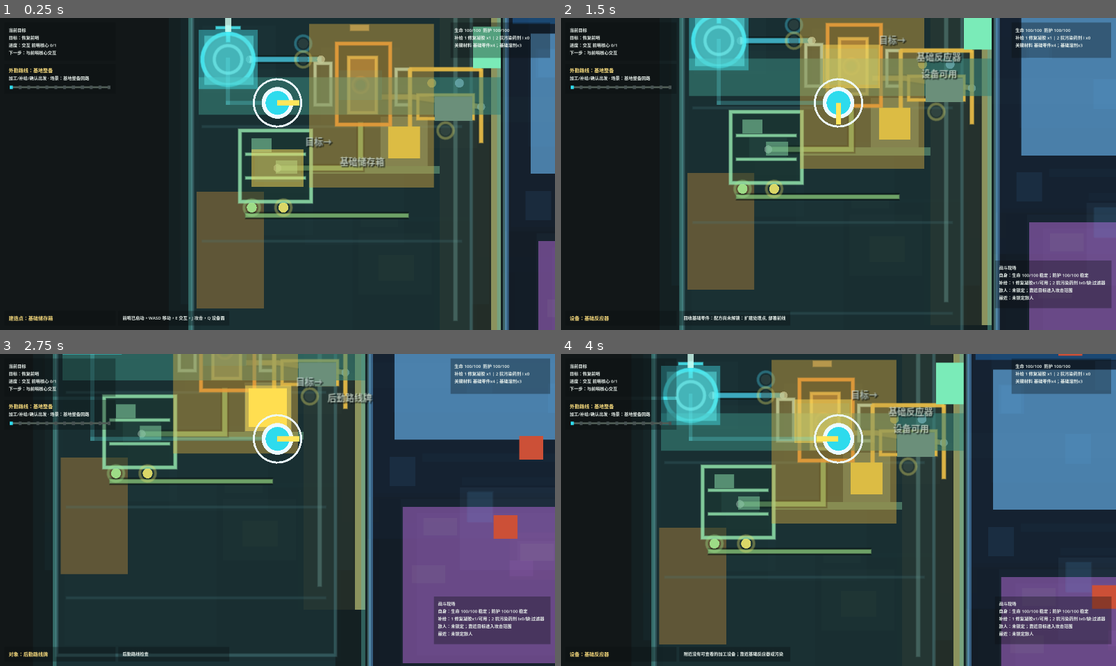
Above: before the commit, frames 1-4 (two rows, left to right).
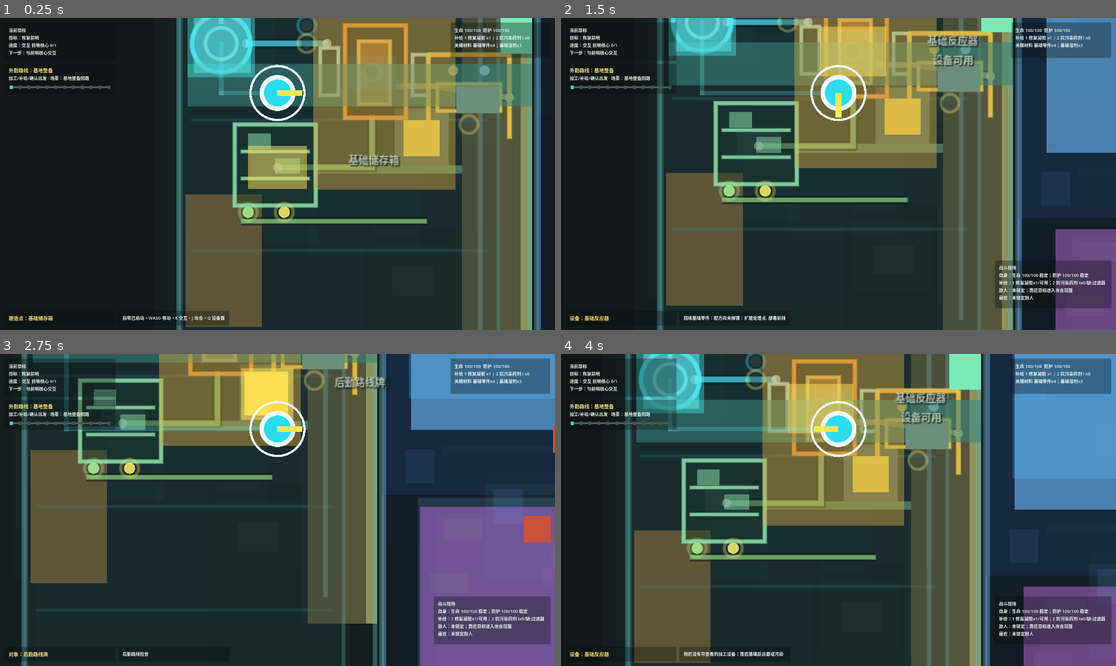
Above: after the commit, the same moments.

Repository: laugh0608/RadishCatalyst
Game: Godot game, scene res://scenes/boot/Boot.tscn
Same seed, same stepped clock (60 frames per second), same inputs: the game is played once before the commit and once after it.
Inputs (mouse positions are in pixels of both pictures, inside the frame that each line leads up to):
- Up to frame 1 (0.25 s): no input
- Up to frame 2 (1.5 s): tap Enter at 0.5 s; move the mouse to (960, 158) at 0.52 s; hold D (move_right) 0.53-1.28 s; tap J (attack) at 0.6 s; click (960, 158) at 0.67 s; move the mouse to (727, 189) at 1.27 s; hold S (move_down) from 1.28 s (still down); tap R (cycle_recipe) at 1.35 s
- Up to frame 3 (2.75 s): move the mouse to (333, 441) at 2.02 s; release S (move_down) at 2.03 s; hold D (move_right) from 2.03 s (still down); tap E (interact) at 2.1 s
- Up to frame 4 (4 s): move the mouse to (810, 572) at 2.77 s; release D (move_right) at 2.78 s; hold W (move_up) 2.78-3.53 s; tap C (tactical_scan) at 2.85 s; click (810, 572) at 2.92 s; move the mouse to (1005, 556) at 3.52 s; hold A (move_left) from 3.53 s (still down); tap Q (toggle_device_panel) at 3.6 s

The runs differ from the first frame. In frame 1, 35% of the frame differs, in the area x 31-100%, y 0-100%; in frame 2, 36%; in frame 3, 35%; in frame 4, 43%, in the area x 11-100%, y 0-100%.

Commit message:
feat: 优化首屏取景与地面块层级

Diff:
--- a/client/scripts/checks/demo_prototype_visual_pass_check.gd
+++ b/client/scripts/checks/demo_prototype_visual_pass_check.gd
@@ -91,9 +91,9 @@
 	map.player.position = storage.position
 	storage.set_focus_visual(true)
 	layer.refresh_guidance(world, character)
-	_expect_equal(layer.is_off_target_hint_visible(), true, "focused non-target object shows current objective hint")
+	_expect_equal(layer.is_off_target_hint_visible(), false, "focused non-target object does not add center text over the scene")
 	var off_target_label := layer.get_node("CurrentObjectiveOffTargetLabel") as Label
-	_expect_equal(off_target_label.text, "目标→", "off-target hint uses a short scene chip")
+	_expect_equal(off_target_label.text, "", "off-target hint text stays empty")
 
 	target.set_restored_outpost_core_visual()
 	world.quest_state.complete_quest("quest.restore_outpost")
--- a/client/scripts/checks/first_hour_readability_check.gd
+++ b/client/scripts/checks/first_hour_readability_check.gd
@@ -182,18 +182,21 @@
 	if focus_depth != null:
 		focus_depth.refresh_focus_depth(player.position)
 		host._expect_equal(
-			focus_depth.get_scene_focus_alpha("RegionBase") >= 0.35
-				and focus_depth.get_scene_focus_alpha("RegionCrystal") >= 0.35
-				and focus_depth.get_scene_focus_alpha("RegionPollution") <= 0.1
-				and focus_depth.get_scene_focus_alpha("DemoRoutePresentationLayer/DemoRoutePollutionBand") <= 0.04,
+			focus_depth.get_scene_focus_alpha("RegionBase") >= 0.28
+				and focus_depth.get_scene_focus_alpha("RegionCrystal") >= 0.28
+				and focus_depth.get_scene_focus_alpha("RegionPollution") <= 0.06
+				and focus_depth.get_scene_focus_alpha("DemoRoutePresentationLayer/DemoRoutePollutionBand") <= 0.02
+				and focus_depth.get_scene_focus_alpha("OpeningSceneLayer/BaseDeckFloor") >= 0.58
+				and focus_depth.get_scene_focus_alpha("OpeningSceneLayer/CrystalCentralFieldGround") <= 0.05,
 			true,
-			"opening scene focus depth keeps start and next region readable while muting distant pollution blocks"
+			"opening scene focus depth keeps start readable while muting distant region and crystal field blocks"
 		)
 		focus_depth.refresh_focus_depth(crystal_cluster.position)
 		host._expect_equal(
-			focus_depth.get_scene_focus_alpha("RegionPollution") >= 0.35
-				and focus_depth.get_scene_focus_alpha("RegionRuinOuterRing") <= 0.1
-				and focus_depth.get_scene_focus_alpha("DemoRoutePresentationLayer/DemoRouteRuinBand") <= 0.04,
+			focus_depth.get_scene_focus_alpha("RegionPollution") >= 0.28
+				and focus_depth.get_scene_focus_alpha("RegionRuinOuterRing") <= 0.06
+				and focus_depth.get_scene_focus_alpha("DemoRoutePresentationLayer/DemoRouteRuinBand") <= 0.02
+				and focus_depth.get_scene_focus_alpha("OpeningSceneLayer/CrystalCentralFieldGround") >= 0.58,
 			true,
 			"opening scene focus depth shifts emphasis to crystal and pollution without exposing the ruin flowchart"
 		)
@@ -473,7 +476,7 @@
 	var game_root := GameRootScript.new()
 	var camera_zoom := game_root.get_playtest_camera_zoom()
 	host._expect_equal(
-		camera_zoom.x > 1.75 and camera_zoom.y > 1.75,
+		camera_zoom.x > 2.0 and camera_zoom.y > 2.0,
 		true,
 		"runtime camera starts close enough to frame the current playable region"
 	)
--- a/client/scripts/game/game_root.gd
+++ b/client/scripts/game/game_root.gd
@@ -1,6 +1,6 @@
 extends Node2D
 
-const PLAYTEST_CAMERA_ZOOM := Vector2(1.8, 1.8)
+const PLAYTEST_CAMERA_ZOOM := Vector2(2.05, 2.05)
 
 var data_registry: DataRegistry
 var world_state: WorldState
--- a/client/scripts/map/current_objective_guidance_layer.gd
+++ b/client/scripts/map/current_objective_guidance_layer.gd
@@ -171,10 +171,10 @@
 	var focused := _get_focused_non_target_interactable(target)
 	if focused == null:
 		off_target_label.visible = false
-		return
-	off_target_label.text = "目标→"
-	_set_label_rect(off_target_label, focused.position + Vector2(18.0, -34.0), Vector2(48.0, 16.0))
-	off_target_label.visible = true
+		off_target_label.text = ""
+		return
+	off_target_label.text = ""
+	off_target_label.visible = false
 
 
 func _set_rect(rect: ColorRect, top_left: Vector2, size: Vector2) -> void:
--- a/client/scripts/map/demo_scene_focus_depth_layer.gd
+++ b/client/scripts/map/demo_scene_focus_depth_layer.gd
@@ -1,15 +1,18 @@
 extends Node2D
 class_name DemoSceneFocusDepthLayer
 
-const NEAR_REGION_ALPHA := 0.38
-const DISTANT_REGION_ALPHA := 0.08
-const NEAR_ROUTE_ALPHA := 0.11
-const DISTANT_ROUTE_ALPHA := 0.025
-const NEAR_BOUNDARY_ALPHA := 0.54
-const DISTANT_BOUNDARY_ALPHA := 0.12
+const NEAR_REGION_ALPHA := 0.3
+const DISTANT_REGION_ALPHA := 0.045
+const NEAR_ROUTE_ALPHA := 0.075
+const DISTANT_ROUTE_ALPHA := 0.012
+const NEAR_BOUNDARY_ALPHA := 0.44
+const DISTANT_BOUNDARY_ALPHA := 0.08
+const NEAR_SCENE_GROUND_ALPHA := 0.62
+const DISTANT_SCENE_GROUND_ALPHA := 0.035
 const REGION_FOCUS_DISTANCE := 260.0
 const ROUTE_FOCUS_DISTANCE := 170.0
 const BOUNDARY_FOCUS_DISTANCE := 260.0
+const SCENE_GROUND_FOCUS_DISTANCE := 180.0
 
 const REGION_RECT_PATHS := [
 	"RegionBase",
@@ -41,6 +44,32 @@
 	"RegionBoundaryPollution",
 	"RegionBoundaryRuin"
 ]
+const SCENE_GROUND_RECT_PATHS := [
+	"OpeningSceneLayer/BaseDeckFloor",
+	"OpeningSceneLayer/BaseUpperServiceApron",
+	"OpeningSceneLayer/BaseCentralWorkYard",
+	"OpeningSceneLayer/BaseLowerLogisticsYard",
+	"OpeningSceneLayer/BaseDepartureCauseway",
+	"OpeningSceneLayer/BaseExitLane",
+	"OpeningSceneLayer/CrystalEntryGround",
+	"OpeningSceneLayer/CrystalNorthRidgeGround",
+	"OpeningSceneLayer/CrystalCentralFieldGround",
+	"OpeningSceneLayer/CrystalSouthSalvageYard",
+	"OpeningSceneLayer/CrystalMainVeinTrack",
+	"OpeningSceneLayer/CrystalScrapPocket",
+	"OpeningSceneLayer/PollutionConstructionYardGround",
+	"OpeningSceneLayer/PollutionEntryPressureGround",
+	"OpeningSceneLayer/PollutionDeepResidueField",
+	"OpeningSceneLayer/PollutionReturnDrainField",
+	"OpeningSceneLayer/PollutionSafeConstructionBelt",
+	"OpeningSceneLayer/PollutionDangerField",
+	"OpeningSceneLayer/CoreStabilizationArrivalYard",
+	"OpeningSceneLayer/CoreStabilizationRecoveryYard",
+	"OpeningSceneLayer/CoreStabilizationGuardFieldGround",
+	"OpeningSceneLayer/CoreStabilizationWritebackDeck",
+	"OpeningSceneLayer/CoreStabilizationRetestYard",
+	"OpeningSceneLayer/CoreStabilizationLogisticsRetestYard"
+]
 
 
 func _ready() -> void:
@@ -55,6 +84,13 @@
 	_apply_focus_alpha(REGION_RECT_PATHS, focus_position, REGION_FOCUS_DISTANCE, NEAR_REGION_ALPHA, DISTANT_REGION_ALPHA)
 	_apply_focus_alpha(ROUTE_RECT_PATHS, focus_position, ROUTE_FOCUS_DISTANCE, NEAR_ROUTE_ALPHA, DISTANT_ROUTE_ALPHA)
 	_apply_focus_alpha(BOUNDARY_RECT_PATHS, focus_position, BOUNDARY_FOCUS_DISTANCE, NEAR_BOUNDARY_ALPHA, DISTANT_BOUNDARY_ALPHA)
+	_apply_focus_alpha(
+		SCENE_GROUND_RECT_PATHS,
+		focus_position,
+		SCENE_GROUND_FOCUS_DISTANCE,
+		NEAR_SCENE_GROUND_ALPHA,
+		DISTANT_SCENE_GROUND_ALPHA
+	)
 
 
 func get_scene_focus_alpha(rect_path: String) -> float:
Not shown, changed: docs/devlogs/2026-W25.md
